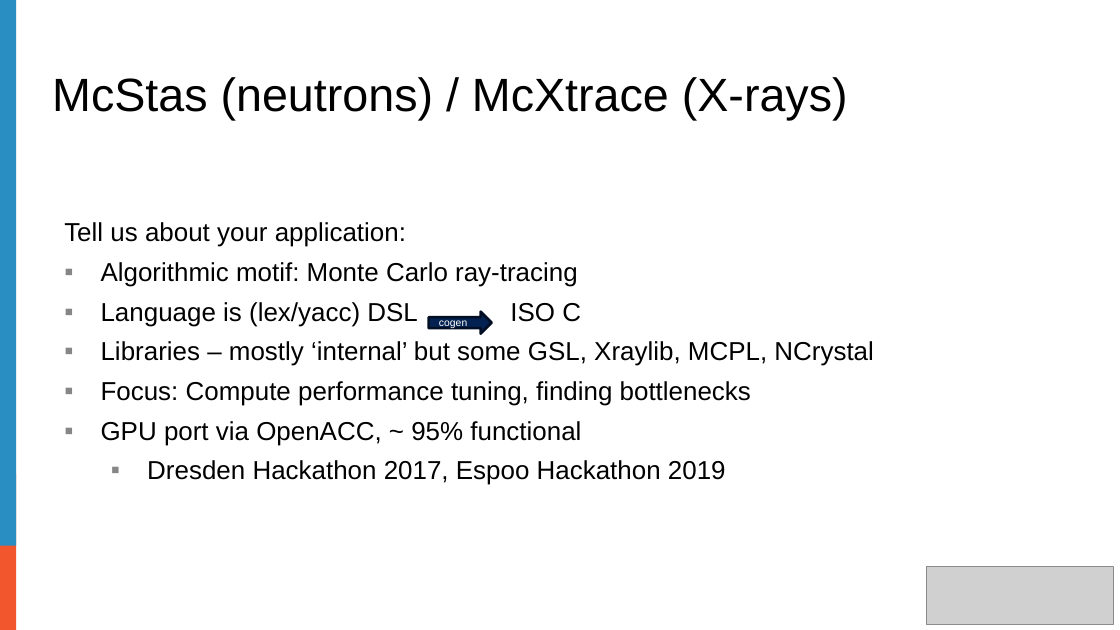
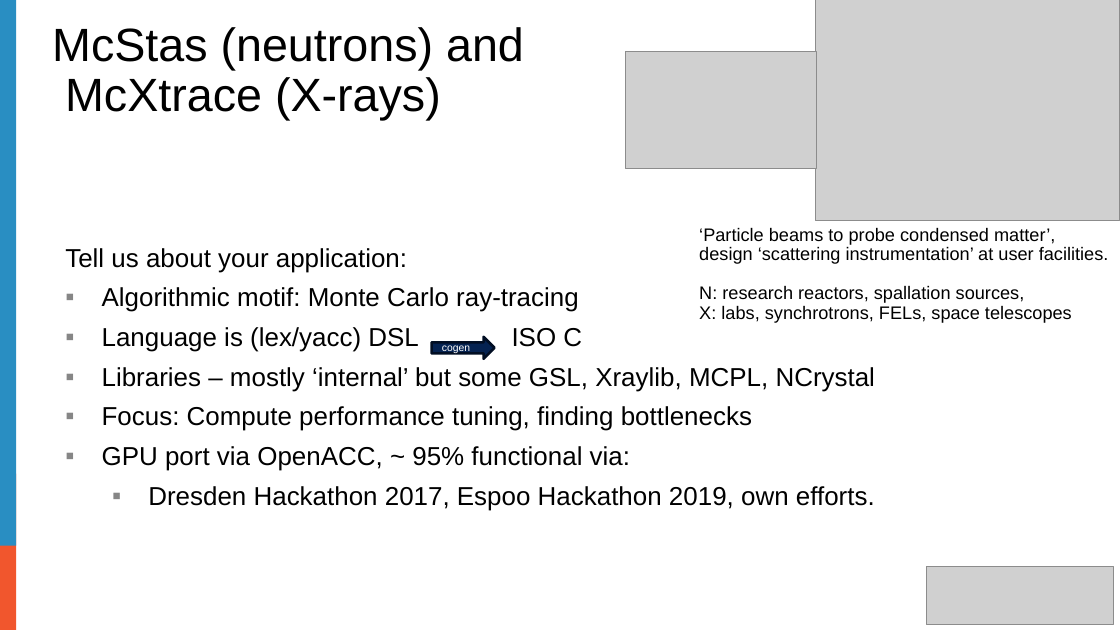
Before and after one commit to mccode-dev/Helmholtz2025, a slide deck: slide 2 of presentations/day1/Helmholtz - McStas_McXtrace_Intro_Day1.pptx. Drawn at 1120x630 pixels with LibreOffice and Linux fonts; fonts in the diff are those of the drawing; grey boxes stand for pictures; background and template pictures are left out. Boxes give left, top, right and bottom in pixels: in the first picture for what was removed or moved away, otherwise in the second. Text is boxed around its words. In the diff, an @@ line names an element or a change of style, - is before the commit and + after.

```diff
--- a/presentations/day1/Helmholtz - McStas_McXtrace_Intro_Day1.pptx
+++ b/presentations/day1/Helmholtz - McStas_McXtrace_Intro_Day1.pptx
@@ title at (52, 27, 524, 121): text changed @@
-McStas (neutrons) / McXtrace (X-rays)
+McStas (neutrons) and
+McXtrace (X-rays)
@@ picture added at (816, 0, 1120, 220) @@
@@ picture added at (625, 51, 816, 169) @@
@@ text added at (699, 228, 1109, 323), 14 pt, text #000000 @@
+‘Particle beams to probe condensed matter’, design ‘scattering instrumentation’ at user facilities.
+N: research reactors, spallation sources,
+X: labs, synchrotrons, FELs, space telescopes
@@ text "Tell us about your application:": place and size @@
-text "Tell us about your application:" at (64, 222, 873, 485)
+text "Tell us about your application:" at (65, 248, 875, 511)
@@ right arrow: place and size @@
-right arrow at (428, 312, 491, 334)
+right arrow at (431, 337, 494, 359)
@@ text "cogen": place and size @@
-text "cogen" at (439, 320, 467, 329)
+text "cogen" at (442, 345, 470, 354)
@@ text at (102, 446, 875, 511): text changed @@
-▪ GPU port via OpenACC, ~ 95% functional
-  ▪ Dresden Hackathon 2017, Espoo Hackathon 2019
+▪ GPU port via OpenACC, ~ 95% functional via:
+  ▪ Dresden Hackathon 2017, Espoo Hackathon 2019, own efforts.
```
Also in this commit, not shown: 1 other slide changed, 1 other file.
